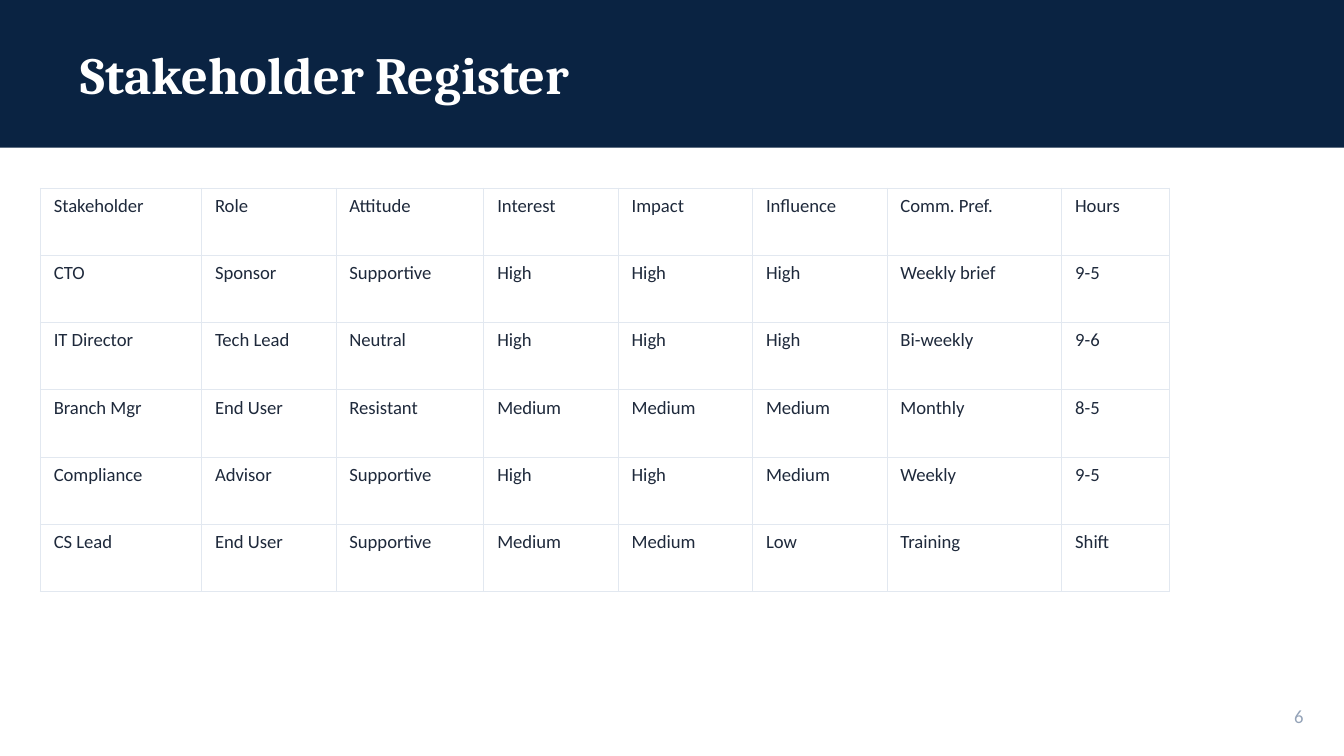
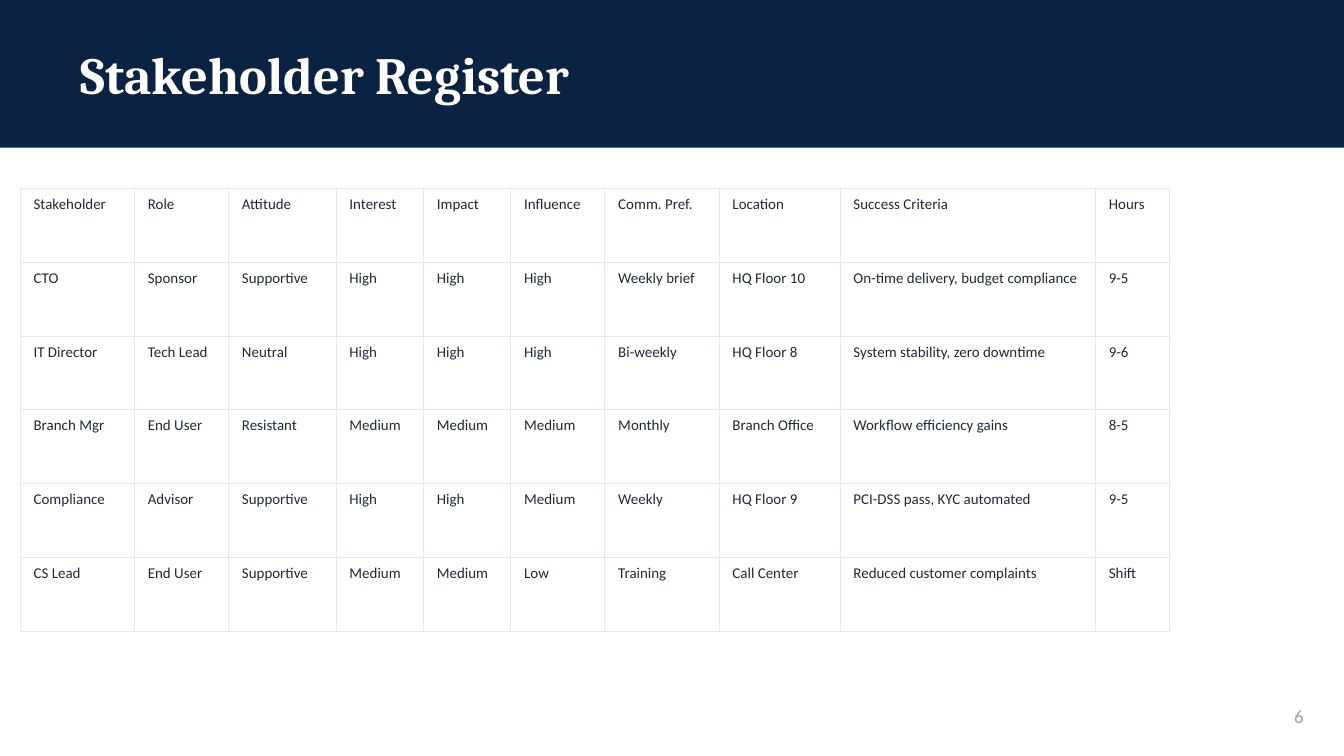
Before and after one commit to WitKoffie/Artist, a slide deck: slide 6 of FinalSubmission.pptx. Drawn at 1344x756 pixels with LibreOffice and Linux fonts; fonts in the diff are those of the drawing. Boxes give left, top, right and bottom in pixels: in the first picture for what was removed or moved away, otherwise in the second. Text is boxed around its words. In the diff, an @@ line names an element or a change of style, - is before the commit and + after.

```diff
--- a/FinalSubmission.pptx
+++ b/FinalSubmission.pptx
@@ table at <box>20,188,1169,585</box> @@
+column 8: Location | HQ Floor 10 | HQ Floor 8 | Branch Office | HQ Floor 9 | Call Center
+column 9: Success Criteria | On-time delivery, budget compliance | System stability, zero downtime | Workflow efficiency gains | PCI-DSS pass, KYC automated | Reduced customer complaints
@@ table: place and size @@
-table at <box>40,188,1169,555</box>
+table at <box>20,188,1169,585</box>
```
Also in this commit, not shown: 17 other slides changed, 5 slides added, 2 slides removed, 2 other files.
